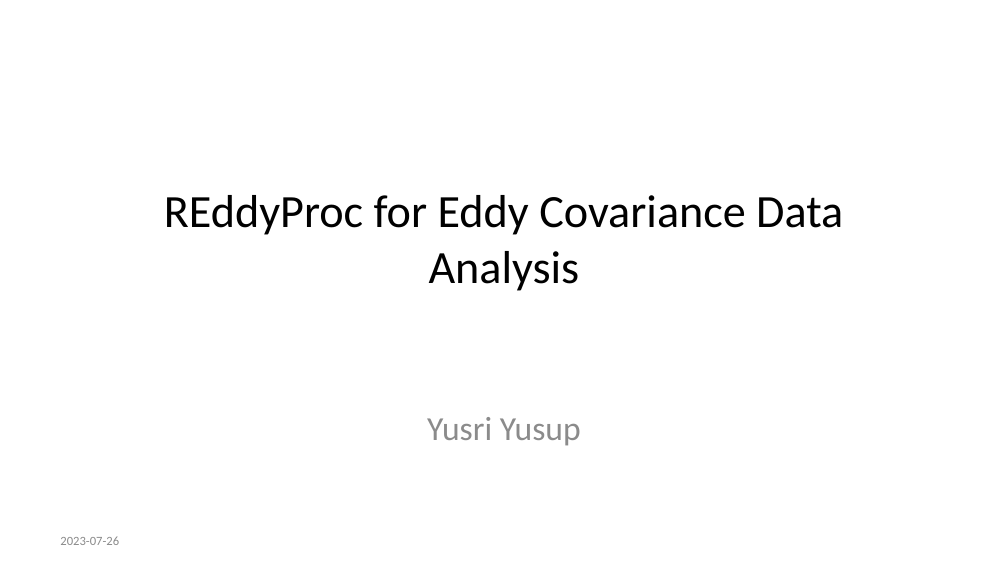
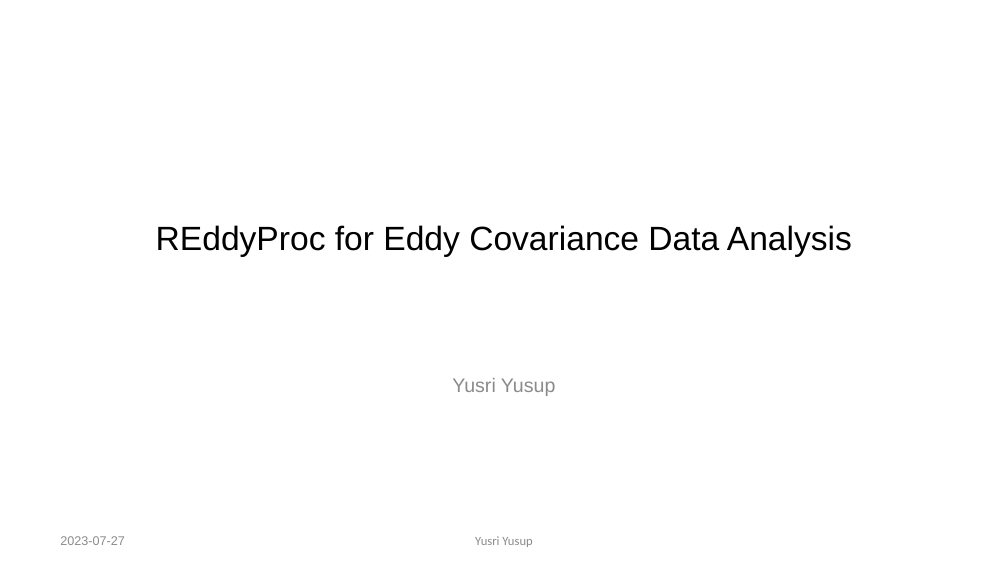
Before and after one commit to yusriy/reddyproc_class, a slide deck: slide 1 of R/REddyProc_presentation.pptx. Drawn at 1008x567 pixels with LibreOffice and Linux fonts; fonts in the diff are those of the drawing. Boxes give left, top, right and bottom in pixels: in the first picture for what was removed or moved away, otherwise in the second. Text is boxed around its words. In the diff, an @@ line names an element or a change of style, - is before the commit and + after.

```diff
--- a/R/REddyProc_presentation.pptx
+++ b/R/REddyProc_presentation.pptx
@@ title "REddyProc for Eddy Covariance Data ..." at <box>156,225,852,257</box>: size 33 to 24 pt, font Calibri to Arial @@
@@ subtitle "Yusri Yusup" at <box>452,378,556,396</box>: size 24 to 14 pt, font Calibri to Arial; less space between paragraphs @@
@@ text at <box>60,536,124,545</box>: text changed; font Calibri to Arial @@
-2023-07-26
+2023-07-27
@@ text added at <box>475,536,532,547</box>, 9 pt, text #8C8C8C @@
+Yusri Yusup
```
Also in this commit, not shown: 52 other slides changed, 23 slides added, 4 slides removed, 25 other files.
